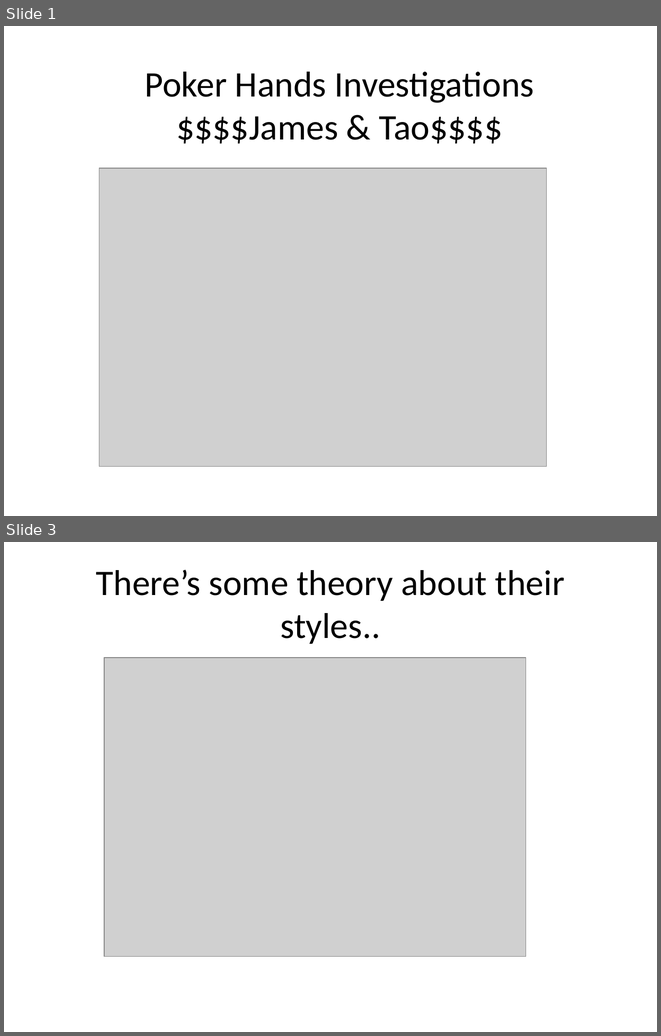
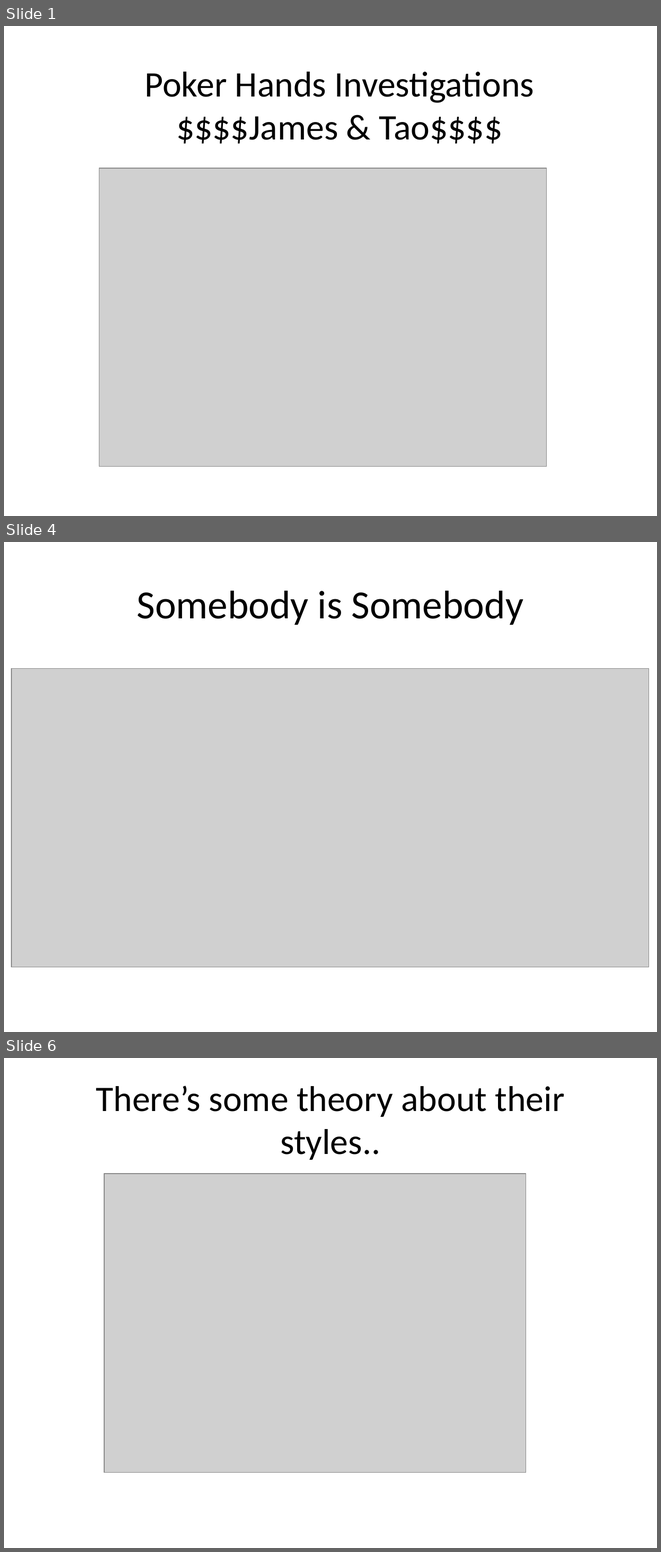
Before and after one commit to JSoddy/CSCI-491-Project, a slide deck: PokerHandsInvestigations.pptx. Shown one above the other, each under a label of ours: slides 1 and 3 before the commit, slides 1, 4 and 6 after it; the slides between them are not shown. The pictures are 661x1036 and 661x1552 pixels, drawn with LibreOffice and Linux fonts; fonts in the diff are those of the drawing; grey boxes stand for pictures. Boxes give left, top, right and bottom in pixels: in the first picture for what was removed or moved away, otherwise in the second. Text is boxed around its words. In the diff, an @@ line names an element or a change of style, - is before the commit and + after.

```diff
--- a/PokerHandsInvestigations.pptx
+++ b/PokerHandsInvestigations.pptx
@@ slide 4 added at bbox=[4, 542, 657, 1032], background #FFFFFF @@
@@ title added at bbox=[136, 590, 523, 625], 44 pt, text #000000 @@
+Somebody is Somebody
@@ picture added at bbox=[11, 669, 648, 967] @@
@@ what was slide 3 is now slide 6 @@
```
Also in this commit, not shown: 1 slide changed, 2 other slides added, 1 slide removed, 1 other file.
